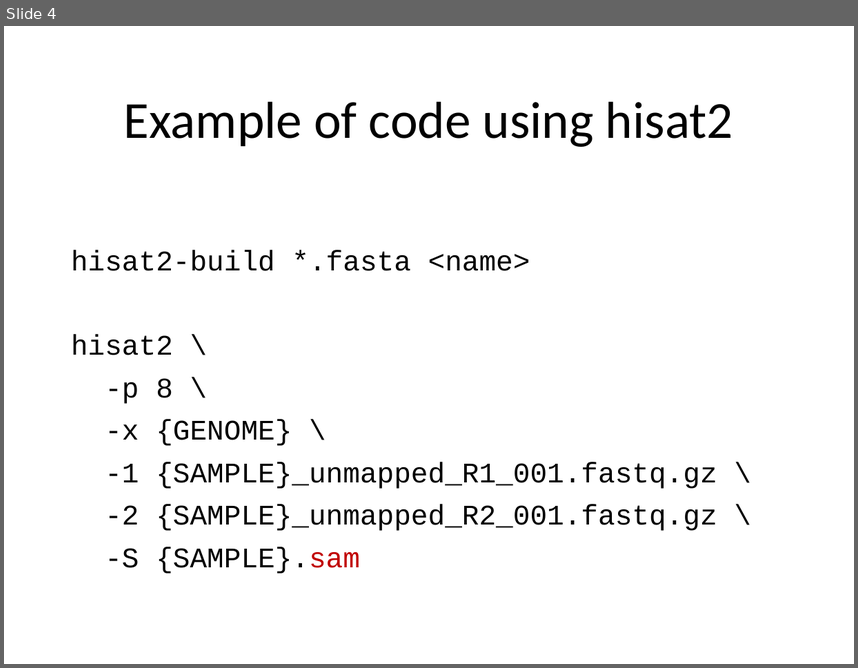
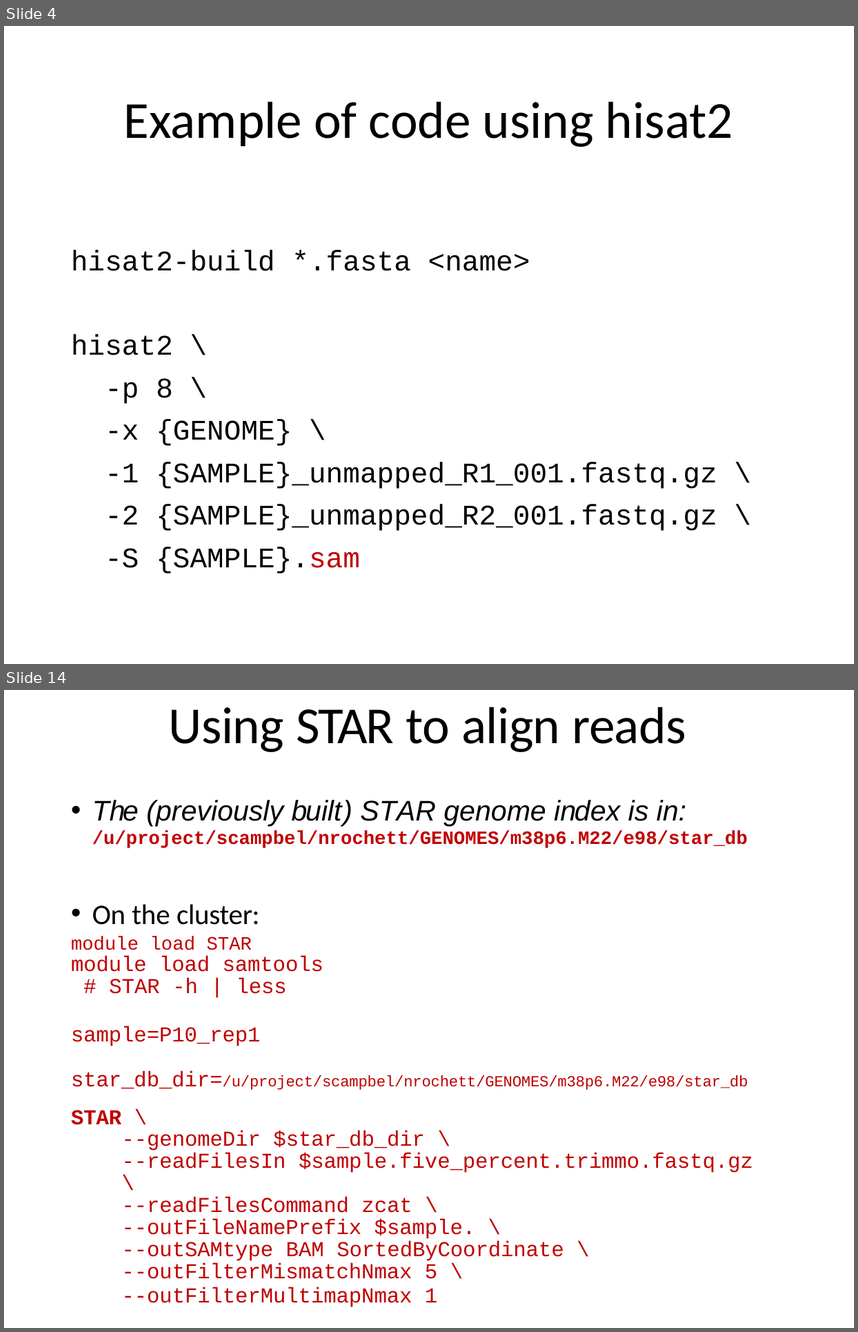
Before and after one commit to PRodriguez19/Intro-to-rnaseq, a slide deck: lectures/Lecture9-MMG232.pptx. Shown one above the other, each under a label of ours: slide 4 before the commit, slides 4 and 14 after it; the slides between them are not shown. The pictures are 858x668 and 858x1332 pixels, drawn with LibreOffice and Linux fonts; fonts in the diff are those of the drawing. Boxes give left, top, right and bottom in pixels: in the first picture for what was removed or moved away, otherwise in the second. Text is boxed around its words. In the diff, an @@ line names an element or a change of style, - is before the commit and + after.

```diff
--- a/lectures/Lecture9-MMG232.pptx
+++ b/lectures/Lecture9-MMG232.pptx
@@ slide 14 added at [4,690,854,1328], background #FFFFFF @@
@@ title added at [168,707,686,752], 44 pt, text #000000 @@
+Using STAR to align reads
@@ text added at [71,800,753,1279], 18 pt, text #C00000 @@
+• The (previously built) STAR genome index is in:
+/u/project/scampbel/nrochett/GENOMES/m38p6.M22/e98/star_db
+• On the cluster:
+module load STAR module load samtools # STAR -h | less
+sample=P10_rep1 star_db_dir=/u/project/scampbel/nrochett/GENOMES/m38p6.M22/e98/star_db
+STAR \
+--genomeDir $star_db_dir \
+--readFilesIn $sample.five_percent.trimmo.fastq.gz \
+--readFilesCommand zcat \
+--outFileNamePrefix $sample. \
+--outSAMtype BAM SortedByCoordinate \
+--outFilterMismatchNmax 5 \
+--outFilterMultimapNmax 1
```
Also in this commit, not shown: 10 other slides added, 2 other files.
